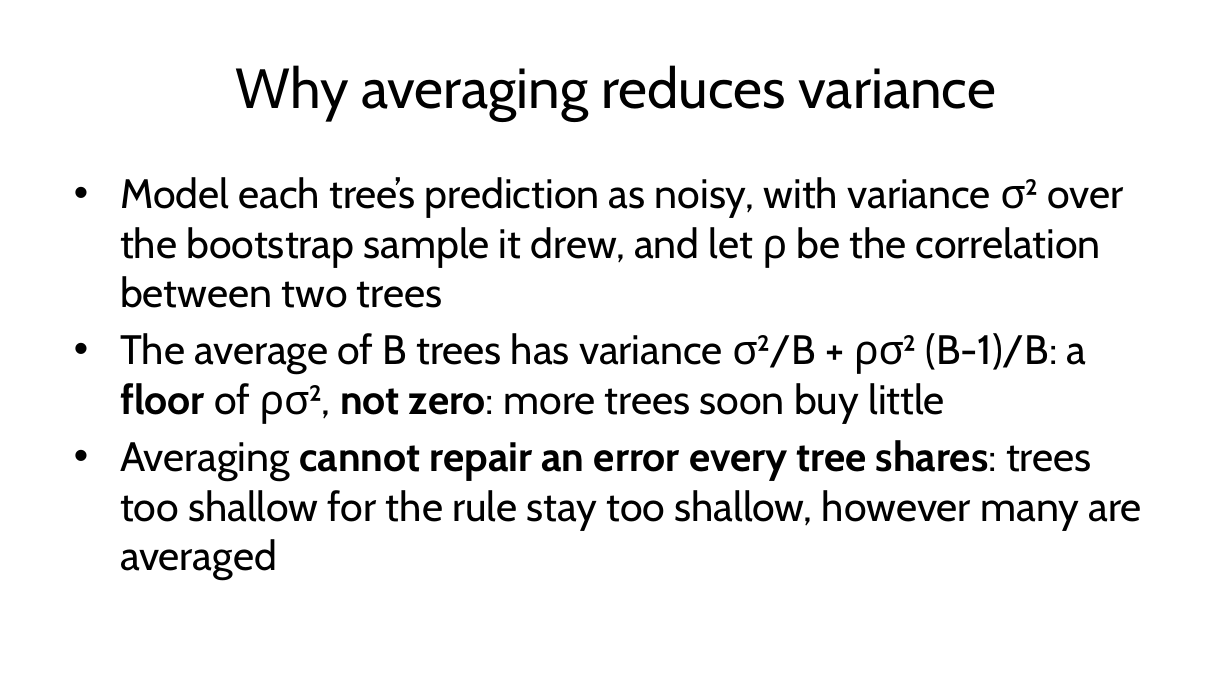
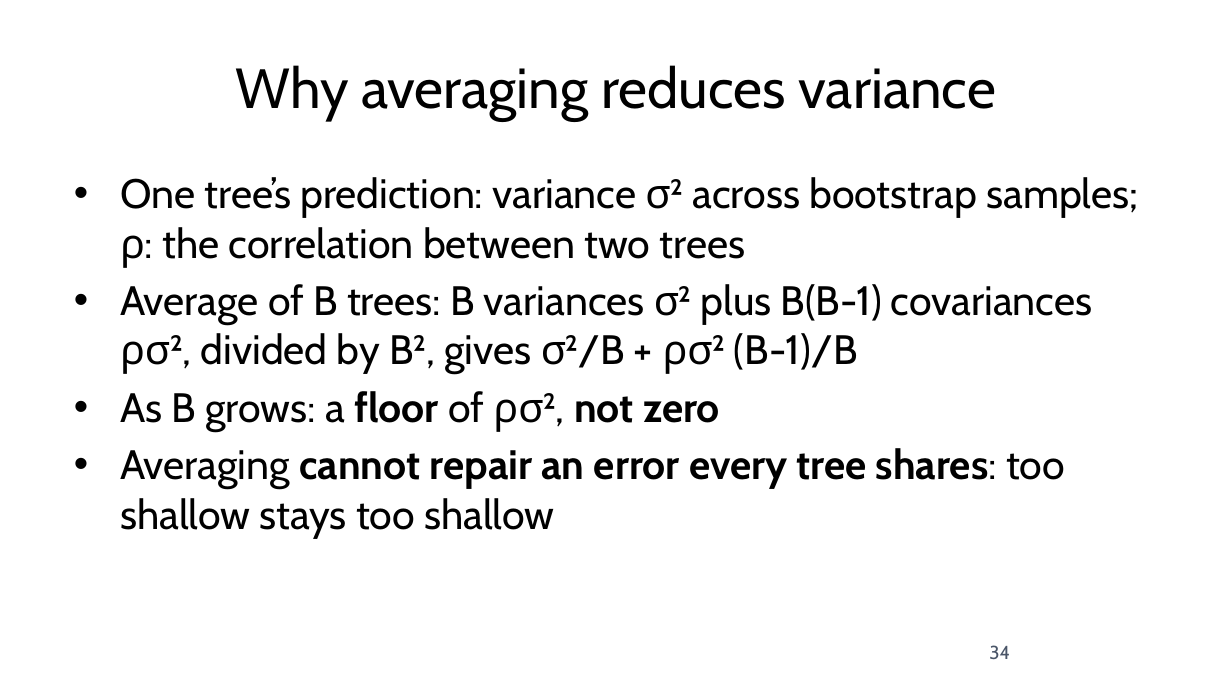
Before and after one commit to fabioantonini/technologies-for-artificial-intelligence, a slide deck: slide 34 of Lessons/07_trees_and_ensembles/Slides/trees_and_ensembles_slides.pptx. Drawn at 1232x693 pixels with LibreOffice and Linux fonts; fonts in the diff are those of the drawing; background and template pictures are left out. Boxes give left, top, right and bottom in pixels: in the first picture for what was removed or moved away, otherwise in the second. Text is boxed around its words. In the diff, an @@ line names an element or a change of style, - is before the commit and + after.

```diff
--- a/Lessons/07_trees_and_ensembles/Slides/trees_and_ensembles_slides.pptx
+++ b/Lessons/07_trees_and_ensembles/Slides/trees_and_ensembles_slides.pptx
@@ text at box(120, 177, 1138, 539): text changed @@
-• Model each tree’s prediction as noisy, with variance σ² over the bootstrap sample it drew, and let ρ be the correlation between two trees
-• The average of B trees has variance σ²/B + ρσ² (B-1)/B: a floor of ρσ², not zero: more trees soon buy little
-• Averaging cannot repair an error every tree shares: trees too shallow for the rule stay too shallow, however many are averaged
+• One tree’s prediction: variance σ² across bootstrap samples; ρ: the correlation between two trees
+• Average of B trees: B variances σ² plus B(B-1) covariances ρσ², divided by B², gives σ²/B + ρσ² (B-1)/B
+• As B grows: a floor of ρσ², not zero
+• Averaging cannot repair an error every tree shares: too shallow stays too shallow
@@ page number added at box(989, 645, 1010, 660), 11 pt, text #4A5568 @@
+34
```
Also in this commit, not shown: 57 other slides changed, 6 other files.
